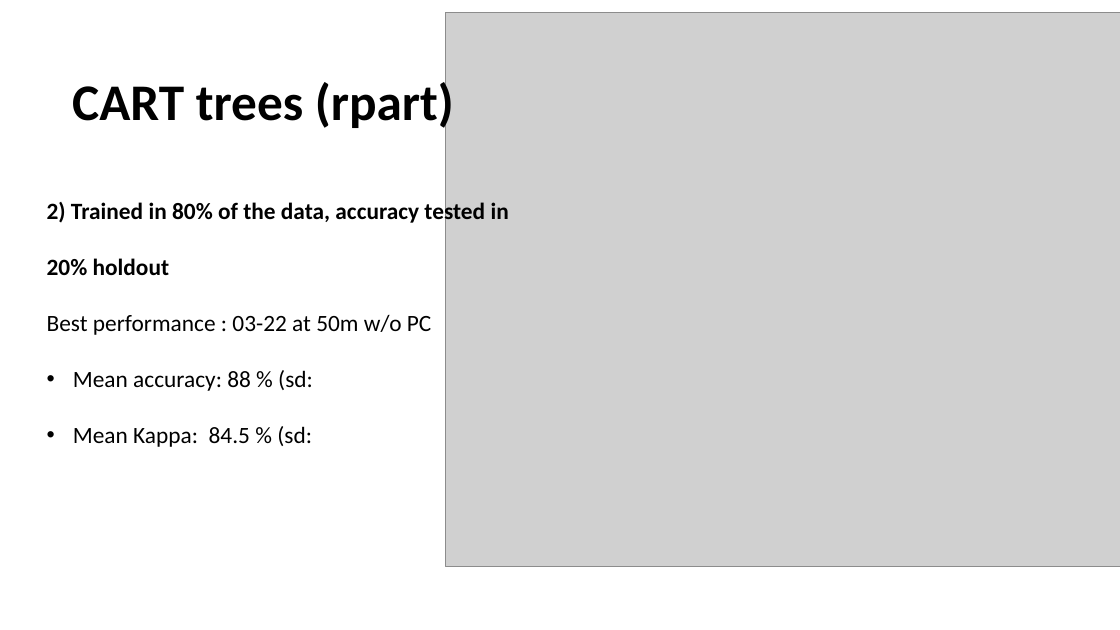
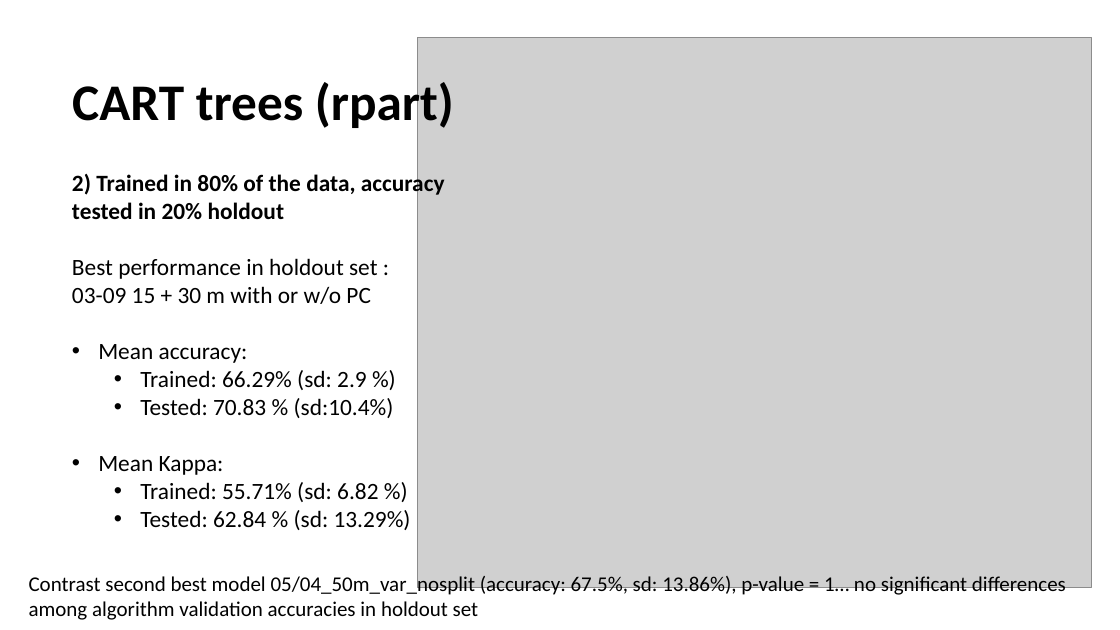
Before and after one commit to jaureguijara/DENSIPLANT_analysis, a slide deck: slide 12 of outputs/summary.pptx. Drawn at 1120x630 pixels with LibreOffice and Linux fonts; fonts in the diff are those of the drawing; grey boxes stand for pictures. Boxes give left, top, right and bottom in pixels: in the first picture for what was removed or moved away, otherwise in the second. Text is boxed around its words. In the diff, an @@ line names an element or a change of style, - is before the commit and + after.

Commit message:
Added model repetition datasets for ML performance statistics

```diff
--- a/outputs/summary.pptx
+++ b/outputs/summary.pptx
@@ picture: place and size @@
-picture at <box>445,13,1120,566</box>
+picture at <box>418,38,1092,588</box>
@@ text "2) Trained in 80% of ...": place and size @@
-text "2) Trained in 80% of ..." at <box>47,199,509,447</box>
+text "2) Trained in 80% of ..." at <box>72,172,445,530</box>
@@ text at <box>72,172,445,219</box>: line spacing 2 to 1 @@
@@ text at <box>72,258,411,530</box>: text changed @@
-Best performance : 03-22 at 50m w/o PC
-• Mean accuracy: 88 % (sd:
-• Mean Kappa: 84.5 % (sd:
+Best performance in holdout set : 03-09 15 + 30 m with or w/o PC
+• Mean accuracy:
+  • Trained: 66.29% (sd: 2.9 %)
+  • Tested: 70.83 % (sd:10.4%)
+• Mean Kappa:
+  • Trained: 55.71% (sd: 6.82 %)
+  • Tested: 62.84 % (sd: 13.29%)
@@ text added at <box>29,573,1066,620</box>, 18 pt, text #000000 @@
+Contrast second best model 05/04_50m_var_nosplit (accuracy: 67.5%, sd: 13.86%), p-value = 1… no significant differences among algorithm validation accuracies in holdout set
```
Also in this commit, not shown: 2 other slides changed, 20 other files.
